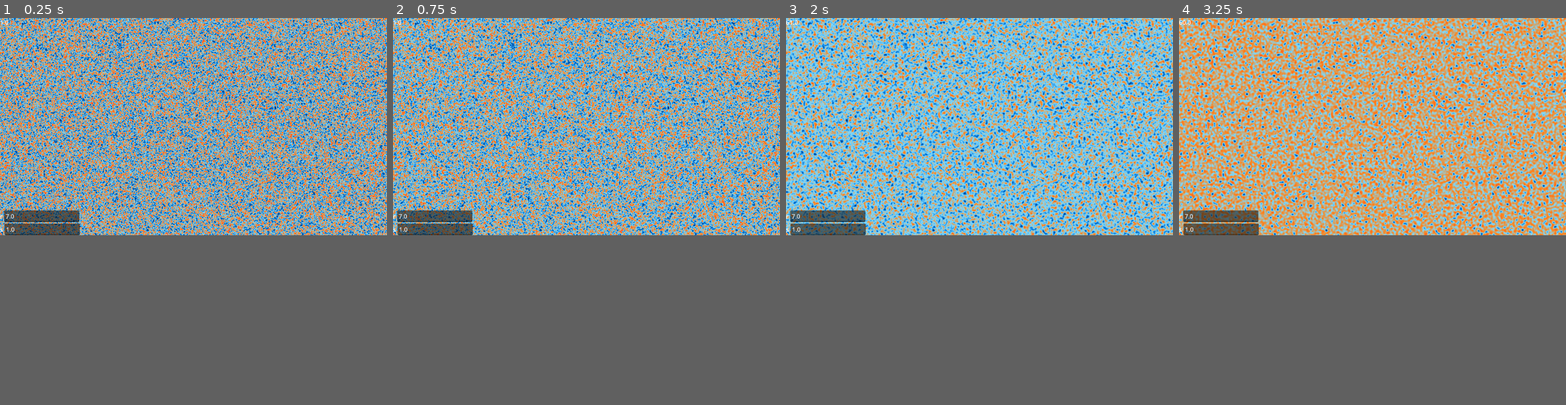
Above: before the commit, frames 1-4 (left to right).
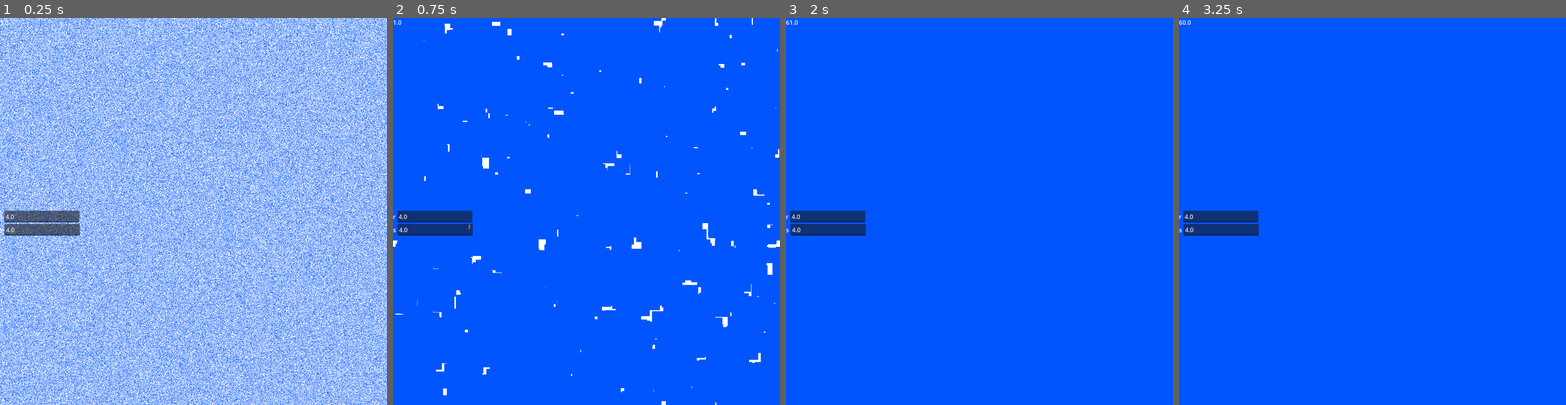
Above: after the commit, the same moments.

Repository: Quantiset/diffusion-gradients
Game: Godot game, scene res://scenes/main.tscn
Same seed, same stepped clock (60 frames per second), same inputs: the game is played once before the commit and once after it.
Inputs (mouse positions are in pixels of both pictures, inside the frame that each line leads up to):
- Up to frame 1 (0.25 s): no input
- Up to frame 2 (0.75 s): tap Enter at 0.5 s; move the mouse to (671, 114) at 0.52 s
- Up to frame 3 (2 s): move the mouse to (902, 137) at 1.27 s
- Up to frame 4 (3.25 s): move the mouse to (1411, 79) at 2.02 s; move the mouse to (1353, 168) at 2.77 s
The window is 800x449 before the commit and 800x800 after it. Grey fills any space a smaller window leaves; there, only what the larger window draws over its background counts as a difference.

The runs differ from the first frame. In frame 1, 87% of the frame differs, in the area x 0-100%, y 0-100%; in frame 2, 57%; in frame 3, 56%; in frame 4, 56%.

Commit message:
r, s parameterization stabilization

Diff:
--- a/project.godot
+++ b/project.godot
@@ -18,7 +18,7 @@
 [display]
 
 window/size/viewport_width=1028
-window/size/viewport_height=578
+window/size/viewport_height=1028
 window/vsync/vsync_mode=0
 
 [input]
--- a/scenes/main.tscn
+++ b/scenes/main.tscn
@@ -6,8 +6,8 @@
 [ext_resource type="Texture2D" uid="uid://7p074le33rpt" path="res://assets/sprite.png" id="4_jyhfs"]
 
 [sub_resource type="Gradient" id="Gradient_jyhfs"]
-offsets = PackedFloat32Array(0, 0.2631579, 0.46842104, 0.70526314, 0.9526316)
-colors = PackedColorArray(0, 0.101960786, 0.3019608, 1, 0, 0.45490196, 0.8509804, 1, 0.49803922, 0.85882354, 1, 1, 1, 0.52156866, 0.105882354, 1, 1, 0.25490198, 0.21176471, 1)
+offsets = PackedFloat32Array(0, 0.4814815, 1)
+colors = PackedColorArray(1, 1, 1, 1, 0.48677248, 0.65784836, 1, 1, 0, 0.3333335, 1, 1)
 
 [sub_resource type="GradientTexture1D" id="GradientTexture1D_tbgi4"]
 gradient = SubResource("Gradient_jyhfs")
@@ -29,13 +29,14 @@
 shader_parameter/min_b = 0.0
 shader_parameter/max_b = 9999.9
 shader_parameter/laplace_divisor = 6.0
+shader_parameter/diff_factor = 1.0
 
 [sub_resource type="Gradient" id="Gradient_sgp6g"]
 
 [sub_resource type="GradientTexture2D" id="GradientTexture2D_o5qli"]
 gradient = SubResource("Gradient_sgp6g")
 width = 1028
-height = 578
+height = 1028
 
 [sub_resource type="ShaderMaterial" id="ShaderMaterial_sugp2"]
 shader = ExtResource("1_o5qli")
@@ -48,6 +49,7 @@
 shader_parameter/min_b = 0.0
 shader_parameter/max_b = 9999.9
 shader_parameter/laplace_divisor = 6.0
+shader_parameter/diff_factor = 1.0
 
 [sub_resource type="TileSetAtlasSource" id="TileSetAtlasSource_tbgi4"]
 texture = ExtResource("4_jyhfs")
@@ -74,18 +76,13 @@
 
 [node name="Main" type="Node2D"]
 script = ExtResource("1_0wfyh")
-r = 7.0
-dt = 0.005
-max_a = 99.0
-max_b = 99.0
 
 [node name="Sprite2D" type="Sprite2D" parent="."]
 material = SubResource("ShaderMaterial_tbgi4")
 centered = false
 
 [node name="Camera2D" type="Camera2D" parent="."]
-position = Vector2(514, 289)
-zoom = Vector2(2, 2)
+position = Vector2(514, 514)
 
 [node name="SubViewport1" type="SubViewport" parent="."]
 disable_3d = true
@@ -93,7 +90,7 @@
 use_hdr_2d = true
 canvas_item_default_texture_filter = 0
 gui_disable_input = true
-size = Vector2i(1028, 578)
+size = Vector2i(1028, 1028)
 render_target_update_mode = 4
 
 [node name="Sprite2D" type="Sprite2D" parent="SubViewport1"]
@@ -109,7 +106,7 @@
 use_hdr_2d = true
 canvas_item_default_texture_filter = 0
 gui_disable_input = true
-size = Vector2i(1028, 578)
+size = Vector2i(1028, 1028)
 render_target_update_mode = 4
 
 [node name="Sprite2D" type="Sprite2D" parent="SubViewport2"]
--- a/scripts/compute.gd
+++ b/scripts/compute.gd
@@ -8,7 +8,7 @@
 var uniform_set_a: RID
 var uniform_set_b: RID
 var width := 1028
-var height := 578
+var height := 1028
 var use_a := true
 
 func _ready():
--- a/scripts/main.gd
+++ b/scripts/main.gd
@@ -1,7 +1,7 @@
 extends Node2D
 #https://mgmalheiros.github.io/research/leopard/leopard-2020-preprint.pdf
 
-var screen_size := Vector2i(1028, 578)
+var screen_size := Vector2i(1028, 1028)
 
 var use_a := false
 
@@ -11,13 +11,15 @@
 @onready var viewports = [viewport1, viewport2]
 
 @export var run_name := "f055_k062"
-@export var r := 1.0
-@export var s := 1.0
-@export var dt := 1.0
+@export var r := 4.0
+@export var s := 4.0
+@export var dt := 0.005
+@export var laplace_divisor := 4.0
+@export var diff_factor := 0.005
 @export var min_a := 0.0
-@export var max_a := 99999.9
+@export var max_a := 999.9
 @export var min_b := 0.0
-@export var max_b := 99999.9
+@export var max_b := 999.9
 
 @export var noise_scale := 1.0
 @export var noise_gen_scale := 1.0
@@ -67,9 +69,9 @@
 				print(r, " ", s)
 
 				ready(false)
-				await get_tree().create_timer(2.2).timeout
-
-				print(r, " ", r)
+				await get_tree().create_timer(3.2).timeout
+
+				print(r, " ", s)
 				file.seek_end()
 				file.store_string(str(r)+" "+str(s)+" "+str(gl_iters)+" "+str(gl_max)+" "+
 								  str(gl_sum)+" "+str(gl_recent_max)+" "+str(gl_det)+"\n")
@@ -88,6 +90,8 @@
 		viewport.get_node("Sprite2D").material.set_shader_parameter("r", r)
 		viewport.get_node("Sprite2D").material.set_shader_parameter("s", s)
 		viewport.get_node("Sprite2D").material.set_shader_parameter("dt", dt)
+		viewport.get_node("Sprite2D").material.set_shader_parameter("laplace_divisor", laplace_divisor)
+		viewport.get_node("Sprite2D").material.set_shader_parameter("diff_factor", diff_factor)
 		viewport.get_node("Sprite2D").material.set_shader_parameter("min_a", min_a)
 		viewport.get_node("Sprite2D").material.set_shader_parameter("max_a", max_a)
 		viewport.get_node("Sprite2D").material.set_shader_parameter("min_b", min_b)
@@ -105,19 +109,21 @@
 				var n := 0.0
 				if int((float(y) / screen_size.y) * 20) == 10:
 					n = 1.0
-				img.set_pixel(x, y, Color(4, 4+randf(), 0, 1))
+				#img.set_pixel(x, y, Color(4, 4+n*(1+randf()*0.5), 0, 1))
+				img.set_pixel(x, y, Color(4, 4+randf()*0.01, 0, 1))
+
 
 	else:
 
 		for x in range(0, screen_size.x):
 			for y in range(0, screen_size.y):
-				var n = noise.get_noise_2d(x, y)
-				img.set_pixel(x, y, Color( 1 , n , 0, 1))
-
-		var mid_size = 5
-		for x in range(screen_size.x/2 - mid_size, screen_size.x/2 + mid_size):
-			for y in range(screen_size.y/2 - mid_size, screen_size.y/2 + mid_size):
-				img.set_pixel(x, y, Color( 0 , 0 , 0, 1))
+				var n = (noise.get_noise_2d(x, y) + 1) * 0.4
+				img.set_pixel(x, y, Color( 4 , 4 + n , 0, 1))
+
+		#var mid_size = 5
+		#for x in range(screen_size.x/2 - mid_size, screen_size.x/2 + mid_size):
+			#for y in range(screen_size.y/2 - mid_size, screen_size.y/2 + mid_size):
+				#img.set_pixel(x, y, Color( 0 , 0 , 0, 1))
 
 	var new_tex := ImageTexture.create_from_image(img)
 	viewport1.get_node("Sprite2D").material.set_shader_parameter("prev", new_tex)
@@ -154,25 +160,29 @@
 	var from = viewport1 if use_a else viewport2
 	var tex = from.get_texture()
 	var image = tex.get_image()
-	var min_b = 9999999.0;
-	var max_b = 0.0;
-
-	if use_adv_setup:
-		var edge_offset = 200;
-		for x in range(edge_offset, screen_size.x-edge_offset):
-			for y in range(edge_offset, screen_size.y-edge_offset):
-				var col = image.get_pixel(x, y)
-				min_b = min(min_b, col.g)
-				max_b = max(max_b, col.g)
-
-		print(min_b, " ", max_b)
-
-		gl_sum += max_b - min_b
-		gl_iters += 1
-		gl_max = max(gl_max, max_b)
-		gl_recent_max = max_b
-		output_sprite.material.set_shader_parameter("max_b", max_b)
-		output_sprite.material.set_shader_parameter("min_b", min_b)
+	var min_b_t = 9999999.0;
+	var max_b_t = 0.0;
+
+	var edge_offset = 410;
+	var pxs := 0;
+	var contrib := 0.0;
+
+	for x in range(edge_offset, screen_size.x-edge_offset):
+		for y in range(edge_offset, screen_size.y-edge_offset):
+			var col = image.get_pixel(x, y)
+			min_b_t = min(min_b_t, col.g)
+			max_b_t = max(max_b_t, col.g)
+			pxs += 1
+			contrib += col.g;
+
+	print("Min: ", min_b_t, " Max: ", max_b_t, " Avg: ", contrib/pxs)
+
+	gl_sum += max_b_t - min_b_t
+	gl_iters += 1
+	gl_max = max(gl_max, max_b_t)
+	gl_recent_max = max_b_t
+	output_sprite.material.set_shader_parameter("max_b", max_b_t)
+	output_sprite.material.set_shader_parameter("min_b", min_b_t)
 
 	if gen_fourier_transform:
 		for x in range(screen_size.x):
--- a/shaders/diffusion.gdshader
+++ b/shaders/diffusion.gdshader
@@ -1,4 +1,4 @@
-// formula derived from:  https://www.karlsims.com/rd.html
+
 shader_type canvas_item;
 
 // r = A concentration
@@ -17,7 +17,8 @@
 uniform float min_b = 0.0;
 uniform float max_b = 9999.9;
 
-uniform float laplace_divisor = 6.0;
+uniform float laplace_divisor = 4.0;
+uniform float diff_factor = 0.005;
 
 vec2 wrap(vec2 uv) {
 	return vec2(
@@ -49,7 +50,7 @@
 		+ 1.0 * (topleft[0] + topright[0] + bottomleft[0] + bottomright[0])
 		- 20.0 * a
 	) / laplace_divisor;
-	float laplace_b =(
+	float laplace_b = (
 		+ 4.0 * (left[1] + top[1] + right[1] + bottom[1])
 		+ 1.0 * (topleft[1] + topright[1] + bottomleft[1] + bottomright[1])
 		- 20.0 * b
@@ -58,8 +59,8 @@
 	float noise = (fract(sin(dot(UV*2300.0, vec2(16.9898,78.233))) * 43758.5453) - 0.5) * 0.01;
 	noise *= noise_scale;
 
-	float new_a = a + dt * (16.0 - a*b + r*s*laplace_a);
-	float new_b = b + dt * (a*b - b - 12.0 + s*laplace_b);
+	float new_a = a + dt * (diff_factor*(16.0 - a*b) + r*s*laplace_a);
+	float new_b = b + dt * (diff_factor*(a*b - b - 12.0) + s*laplace_b);
 
 	new_a = clamp(new_a, min_a, max_a);
 	new_b = clamp(new_b, min_b, max_b);
Not shown, added: saves/2026-01-15T17-20-00.txt
Not shown, added: saves/2026-01-15T17-20-48.txt
Binary file added: saves/max_rs.png
Not shown, added: saves/max_rs.png.import
Binary file added: saves/sum_rs.png
Not shown, added: saves/sum_rs.png.import
Not shown, changed: saves/visualizer.py
